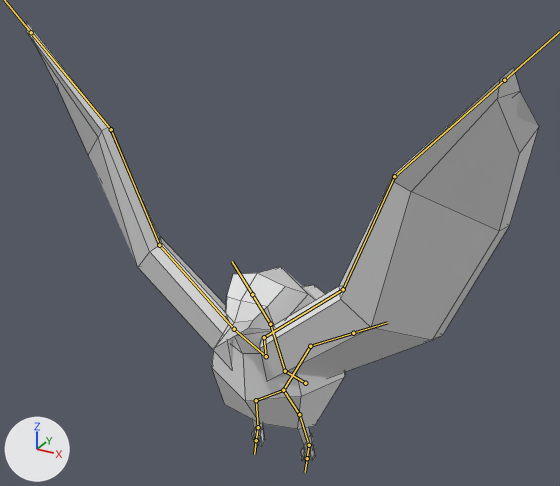
The FBX model Assets/Models/Birb/Birb.fbx as it was, and as the next commit left it.
Camera for both pictures: a 50 mm lens placed at (2.36, -4.47, 3.95), pointed at (-0.08, -0.03, 1.73). The axes (+X, +Y, +Z) are drawn at lower left. The lights are the same throughout. Both versions are drawn at frame 1 of the action 'Bird|Fly'; the numbers are the values there. The bones that bend it are drawn over the model as lines. Mesh edges are drawn as thin lines.

Names of what the first picture shows: 'Body', 'Wings Mesh'.
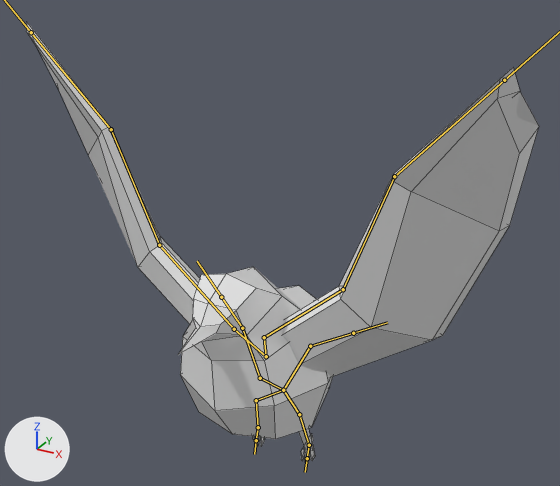
What differs and where, as boxes (x1, y1, x2, y2) in the pictures (560 x 486 px):
'Body', posed (16% wider): before (212, 267, 345, 463); after (178, 267, 333, 463)
bone 'Base', root to tip: before (305, 383) to (285, 371); after (283, 390) to (260, 378)

The edits, one by one:
Bone 'Base' (bone_base) moves from (0.0, 0.0, 0.0) to (0.0, 0.38, 0.13).
